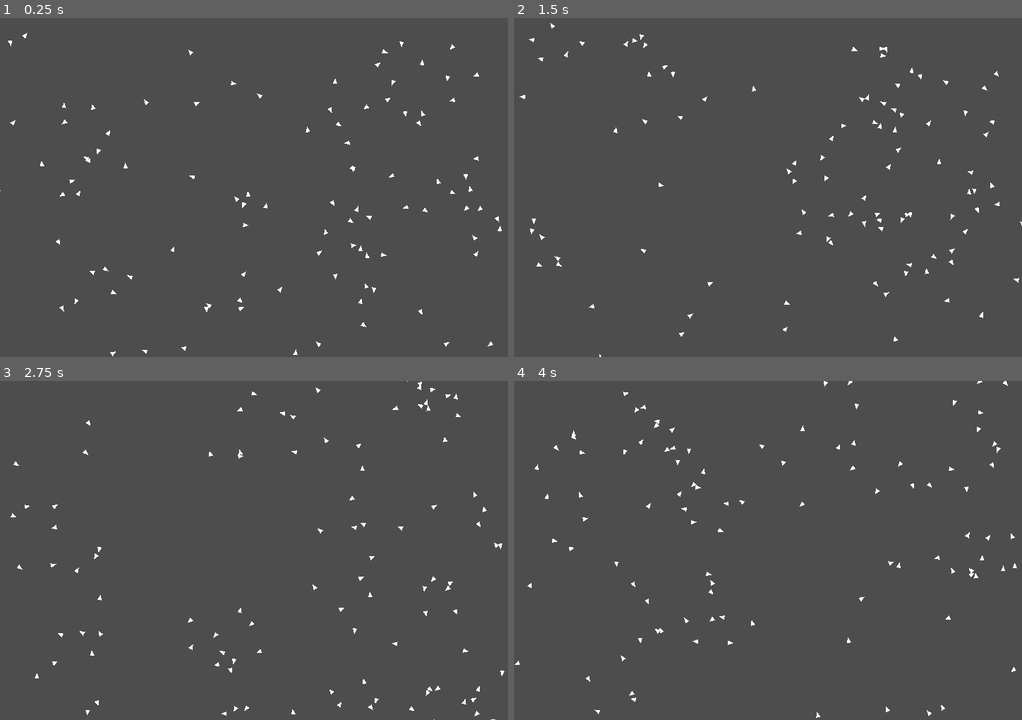
Above: before the commit, frames 1-4 (two rows, left to right).
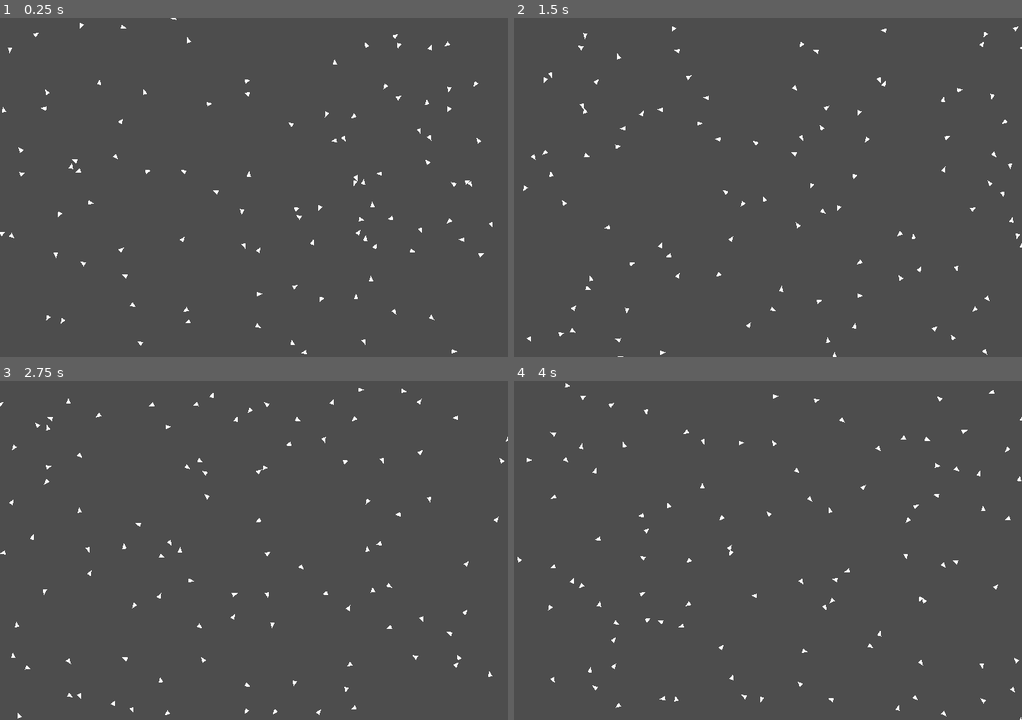
Above: after the commit, the same moments.

Repository: VeilLight/Boids
Game: Godot game, scene res://boids2d/boids_2d.tscn
The game is run twice, just before and just after one commit, with the same random seed, the same clock (stepped at 60 frames per second) and the same inputs.
Inputs:
- Up to frame 1 (0.25 s): no input
- Up to frame 2 (1.5 s): no input
- Up to frame 3 (2.75 s): no input
- Up to frame 4 (4 s): no input

The runs differ from the first frame. In frame 1, 1.5% of the frame differs, in the area x 0-99%, y 0-100%; in frame 2, 1.4%; in frame 3, 1.4%; in frame 4, 1.5%, in the area x 0-100%, y 0-100%.

Commit message:
Add separation principle

Diff:
--- a/boids2d/boid.gd
+++ b/boids2d/boid.gd
@@ -1,7 +1,7 @@
 extends Polygon2D
 
 # The distance at which boids are able to see each other.
-const NEIGHBOURHOOD_DISTANCE = 100
+const NEIGHBOURHOOD_DISTANCE = 50
 
 var screen_width = 0
 var screen_height = 0
--- a/boids2d/boid.tscn
+++ b/boids2d/boid.tscn
@@ -10,4 +10,4 @@
 vertex_colors = PackedColorArray(1, 1, 1, 1, 1, 1, 1, 1, 1, 1, 1, 1)
 script = ExtResource("1_wo7nb")
 metadata/max_speed = 5
-metadata/min_speed = 2
+metadata/min_speed = 3
--- a/boids2d/boids_2d.gd
+++ b/boids2d/boids_2d.gd
@@ -2,6 +2,9 @@
 
 # The size of the flock, a.k.a the total number of boids
 const FLOCK_SIZE = 100
+# Represents by how much a boid will turn away from neighbours.
+# The lower the number the higher the turn aggravates.
+const SEPARATION_FACTOR = 200
 # The amount of approximation towards the neighbours center of mass.
 # The lower the number the higher the approximation gets.
 const COHESION_FACTOR = 500
@@ -30,7 +33,16 @@
 		boid.update_velocity(velocity)
 
 func _apply_separation(boid):
-	return Vector2()
+	var separation = Vector2()
+
+	for b in flock:
+		if b == boid:
+			continue
+		var to_other = boid.position - b.position
+		if to_other.length() < boid.NEIGHBOURHOOD_DISTANCE:
+			separation += to_other
+
+	return separation / SEPARATION_FACTOR
 
 func _apply_alignment(boid):
 	return Vector2()
